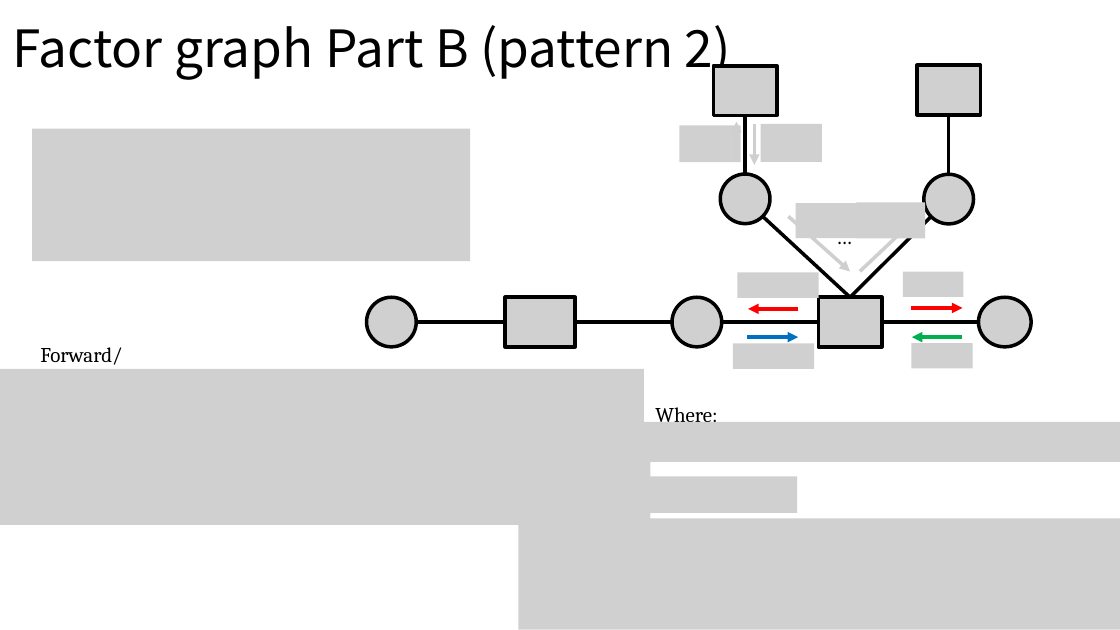
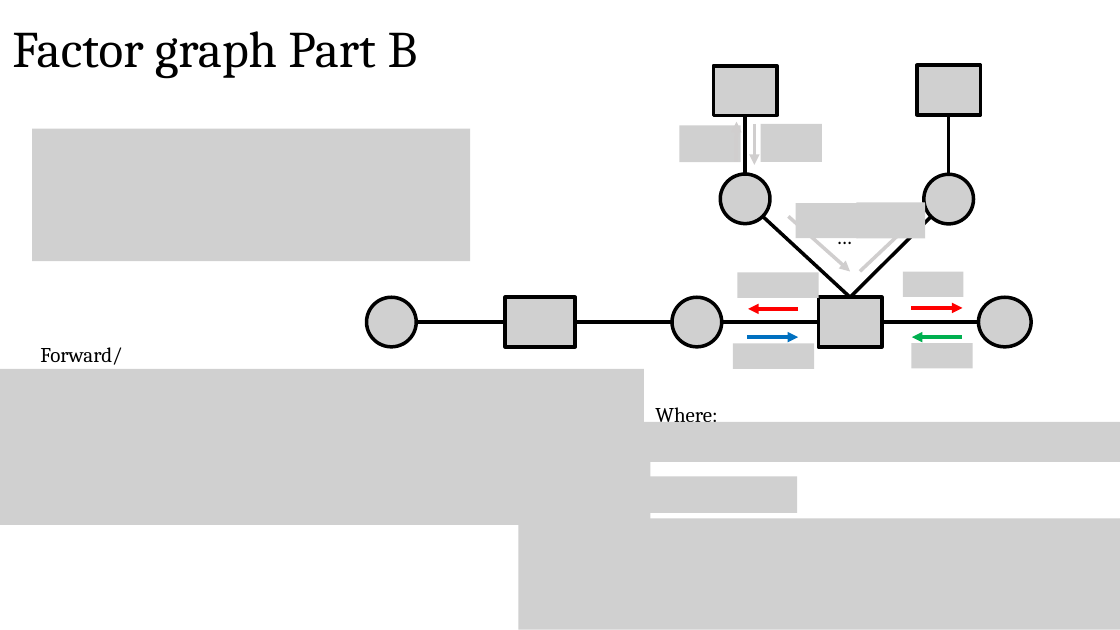
Before and after one commit to Brook1711/RIS-Angular-Domain, a slide deck: slide 21 of doc/RIS-angular-domain组会汇报.pptx. Drawn at 1120x630 pixels with LibreOffice and Linux fonts; fonts in the diff are those of the drawing; grey boxes stand for pictures. Boxes give left, top, right and bottom in pixels: in the first picture for what was removed or moved away, otherwise in the second. Text is boxed around its words. In the diff, an @@ line names an element or a change of style, - is before the commit and + after.

```diff
--- a/doc/RIS-angular-domain组会汇报.pptx
+++ b/doc/RIS-angular-domain组会汇报.pptx
@@ title at <box>12,31,418,78</box>: text changed; font Noto Sans CJK SC to Cambria @@
-Factor graph Part B (pattern 2)
+Factor graph Part B
```
Also in this commit, not shown: 1 other slide changed, 1 slide added, 1 slide removed, 3 other files.
